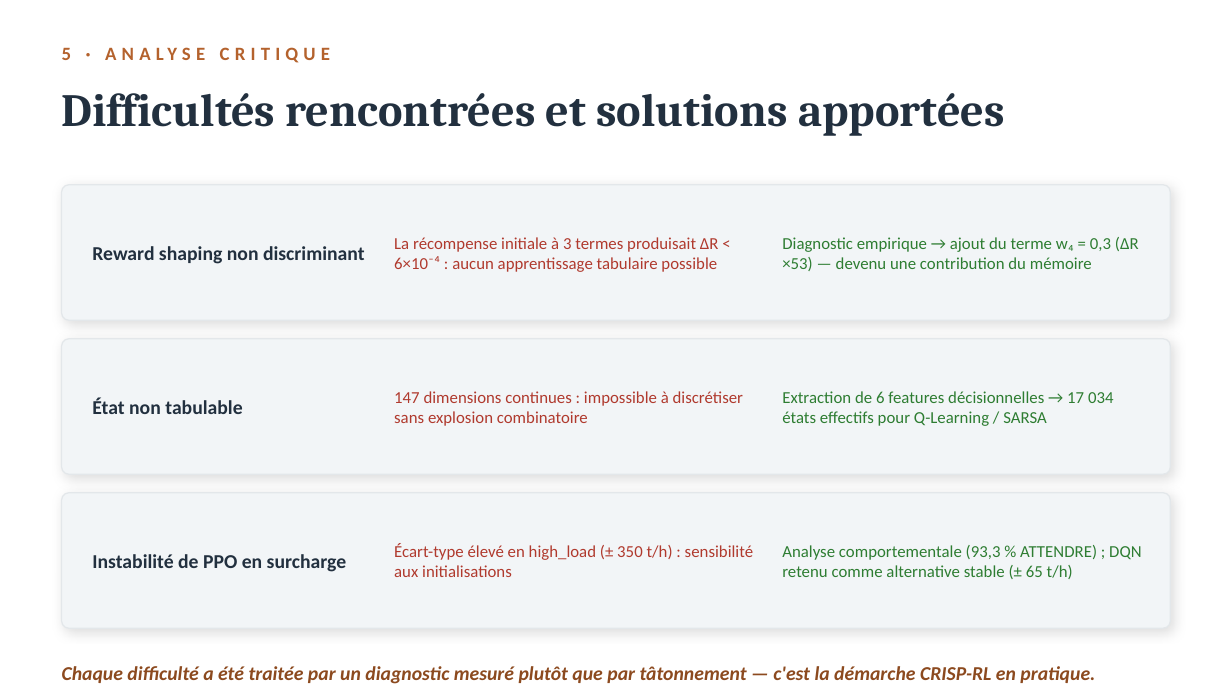
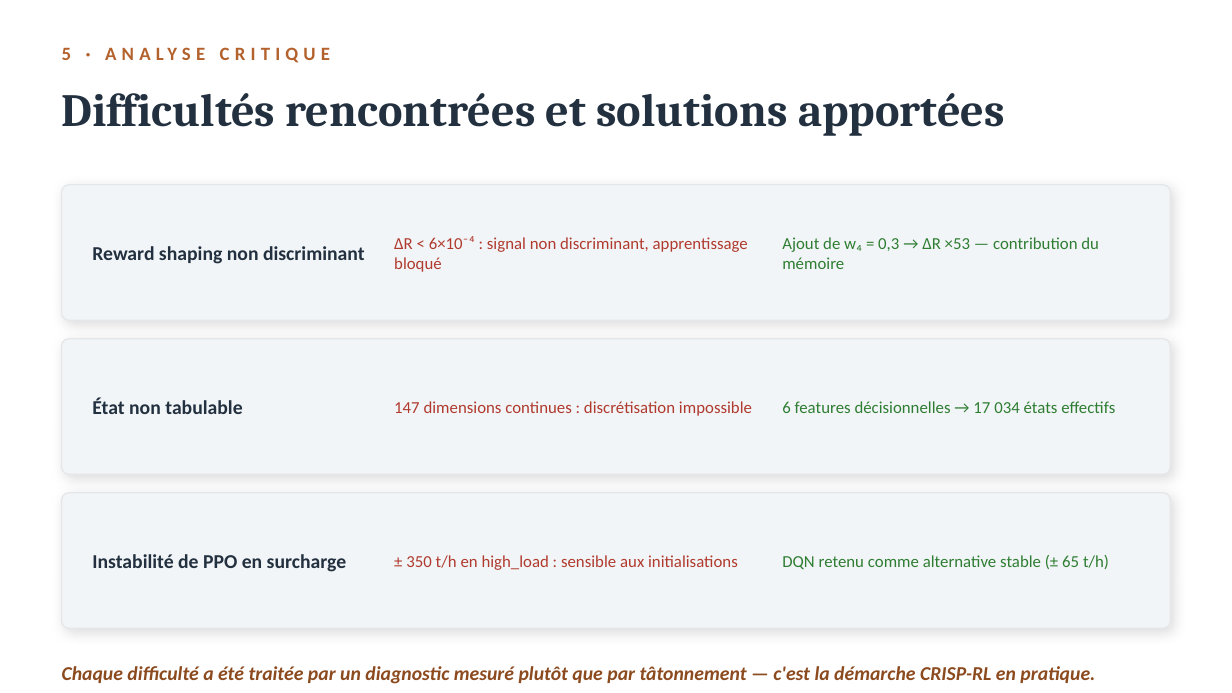
Before and after one commit to Juan-Lucas/memoire-master-rl-logistique, a slide deck: slide 23 of reports/Soutenance_MUPASA_KALUNGA_M2_DataScience.pptx. Drawn at 1232x693 pixels with LibreOffice and Linux fonts; fonts in the diff are those of the drawing. Boxes give left, top, right and bottom in pixels: in the first picture for what was removed or moved away, otherwise in the second. Text is boxed around its words. In the diff, an @@ line names an element or a change of style, - is before the commit and + after.

```diff
--- a/reports/Soutenance_MUPASA_KALUNGA_M2_DataScience.pptx
+++ b/reports/Soutenance_MUPASA_KALUNGA_M2_DataScience.pptx
@@ text at [394,236,748,272]: text changed @@
-La récompense initiale à 3 termes produisait ΔR < 6×10⁻⁴ : aucun apprentissage tabulaire possible
+ΔR < 6×10⁻⁴ : signal non discriminant, apprentissage bloqué
@@ text at [782,237,1099,269]: text changed @@
-Diagnostic empirique → ajout du terme w₄ = 0,3 (ΔR ×53) — devenu une contribution du mémoire
+Ajout de w₄ = 0,3 → ΔR ×53 — contribution du mémoire
@@ text at [394,401,752,416]: text changed @@
-147 dimensions continues : impossible à discrétiser sans explosion combinatoire
+147 dimensions continues : discrétisation impossible
@@ text at [782,401,1115,413]: text changed @@
-Extraction de 6 features décisionnelles → 17 034 états effectifs pour Q-Learning / SARSA
+6 features décisionnelles → 17 034 états effectifs
@@ text at [406,555,738,570]: text changed @@
-Écart-type élevé en high_load (± 350 t/h) : sensibilité aux initialisations
+± 350 t/h en high_load : sensible aux initialisations
@@ text at [782,555,1109,570]: text changed @@
-Analyse comportementale (93,3 % ATTENDRE) ; DQN retenu comme alternative stable (± 65 t/h)
+DQN retenu comme alternative stable (± 65 t/h)
```
Also in this commit, not shown: 6 other slides changed, 1 other file.
